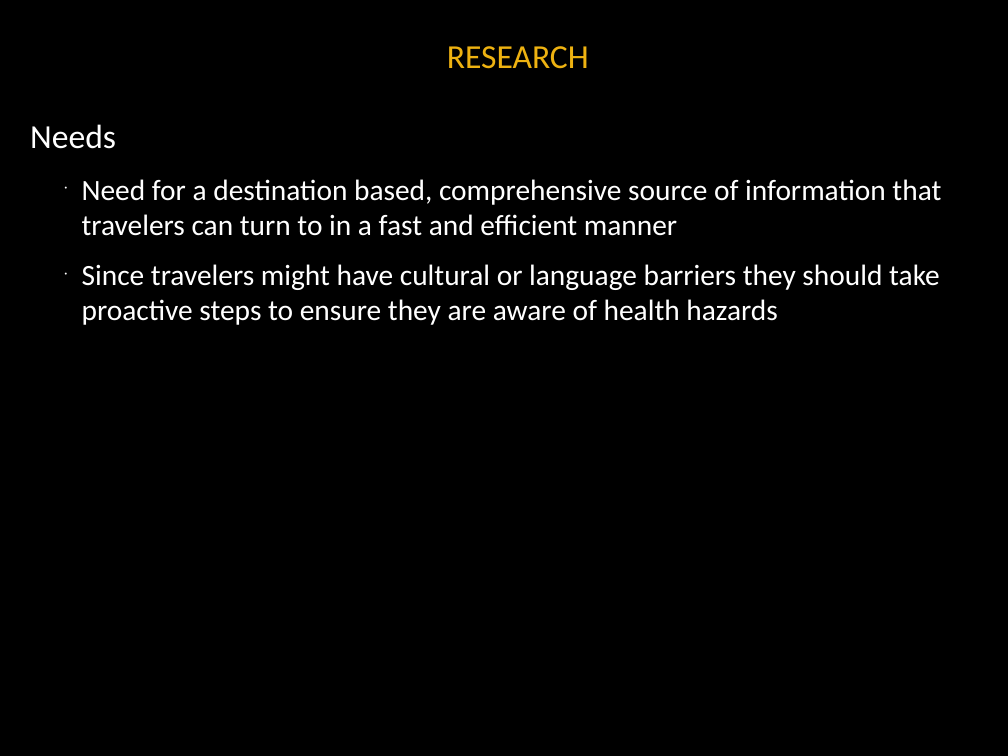
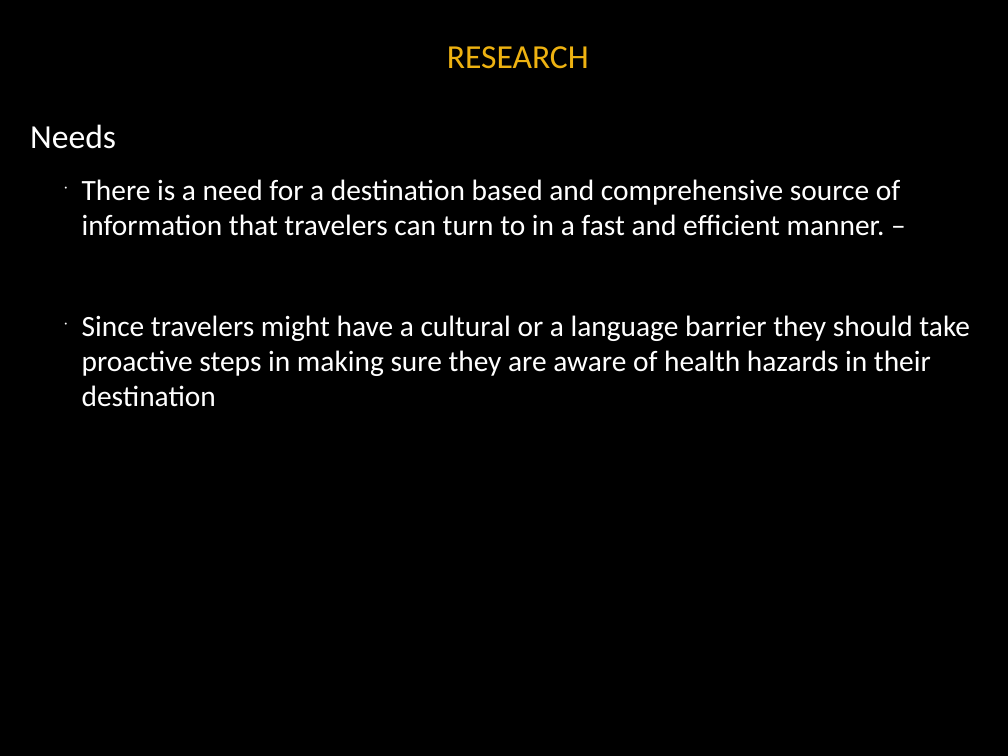
Before and after one commit to noanadler/RockStars, a slide deck: slide 9 of Deliverable1/Docs/TopicPresentation.pptx (slide 8 before the commit). Drawn at 1008x756 pixels with LibreOffice and Linux fonts; fonts in the diff are those of the drawing; background and template pictures are left out. Boxes give left, top, right and bottom in pixels: in the first picture for what was removed or moved away, otherwise in the second. Text is boxed around its words. In the diff, an @@ line names an element or a change of style, - is before the commit and + after.

Commit message:
Updated Slides based on feedback

```diff
--- a/Deliverable1/Docs/TopicPresentation.pptx
+++ b/Deliverable1/Docs/TopicPresentation.pptx
@@ text at box(82, 179, 970, 407): text changed @@
-  • Need for a destination based, comprehensive source of information that travelers can turn to in a fast and efficient manner
-  • Since travelers might have cultural or language barriers they should take proactive steps to ensure they are aware of health hazards
+  • There is a need for a destination based and comprehensive source of information that travelers can turn to in a fast and efficient manner. –
+  • Since travelers might have a cultural or a language barrier they should take proactive steps in making sure they are aware of health hazards in their destination
```
Also in this commit, not shown: 2 other slides changed, 1 slide added.
